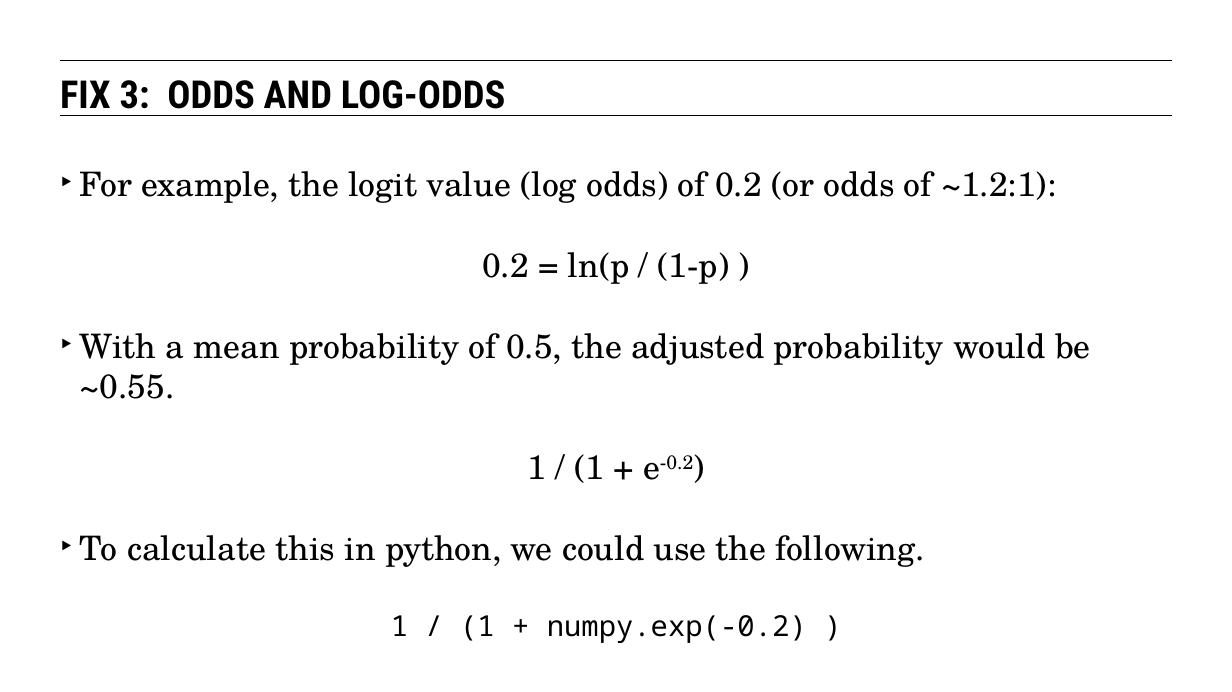
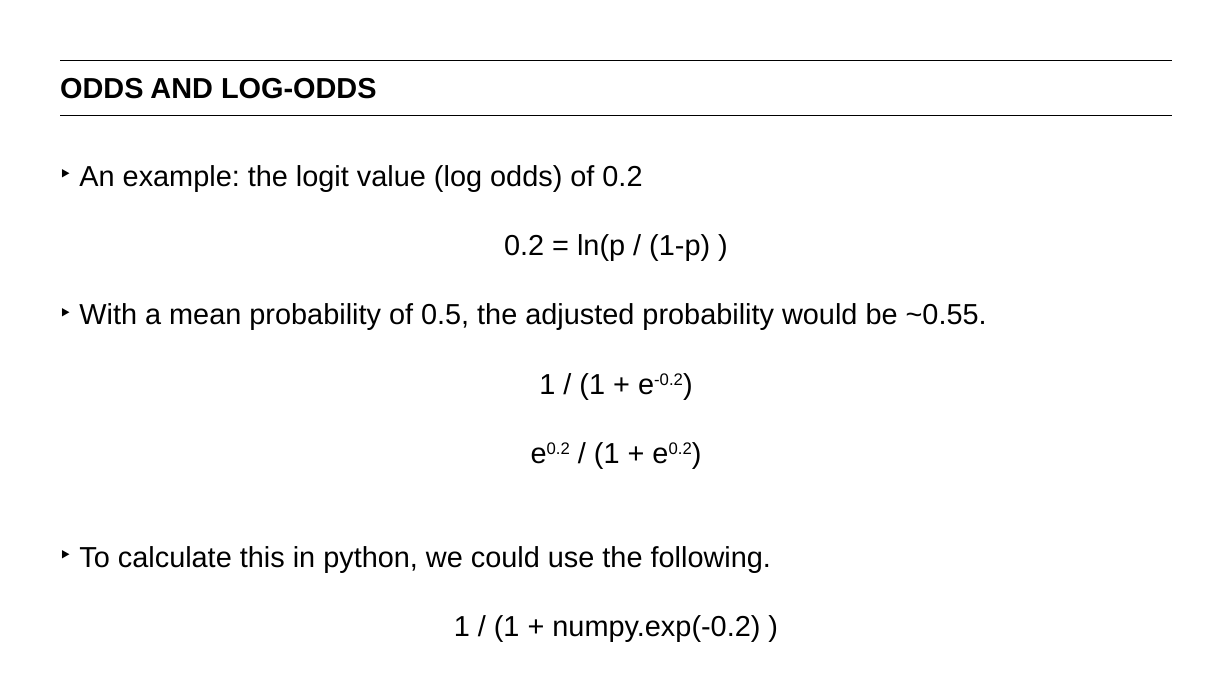
Before and after one commit to JamiesHQ/GA-MyDSRepo, a slide deck: slide 21 of lesson-9/09-intro-to-logistic-regression.pptx (slide 27 before the commit). Drawn at 1232x692 pixels with LibreOffice and Linux fonts; fonts in the diff are those of the drawing. Boxes give left, top, right and bottom in pixels: in the first picture for what was removed or moved away, otherwise in the second. Text is boxed around its words. In the diff, an @@ line names an element or a change of style, - is before the commit and + after.

```diff
--- a/lesson-9/09-intro-to-logistic-regression.pptx
+++ b/lesson-9/09-intro-to-logistic-regression.pptx
@@ text at (x1=60, y1=78, x2=377, y2=99): text changed; size 32 to 24 pt; font Roboto Condensed to Arial @@
-FIX 3: ODDS AND LOG-ODDS
+ODDS AND LOG-ODDS
@@ text at (x1=79, y1=165, x2=642, y2=191): text changed; size 28 to 24 pt; font TeX Gyre Schola to Arial @@
-‣ For example, the logit value (log odds) of 0.2 (or odds of ~1.2:1):
+‣ An example: the logit value (log odds) of 0.2
@@ text at (x1=79, y1=234, x2=987, y2=641): size 28 to 24 pt, font TeX Gyre Schola to Arial in "0.2 = ln(p / (1-p) )", "With a mean probability of 0.5, the ...", "1 / (1 + e-0.2)", "To calculate this in python, we could ..."; font Noto Sans Mono to Arial in "1 / (1 + numpy.exp(-0.2) )" @@
@@ text at (x1=547, y1=442, x2=692, y2=468): paragraph added @@
+e0.2 / (1 + e0.2)
```
Also in this commit, not shown: 46 other slides changed, 8 slides added, 21 slides removed, 39 other files.
